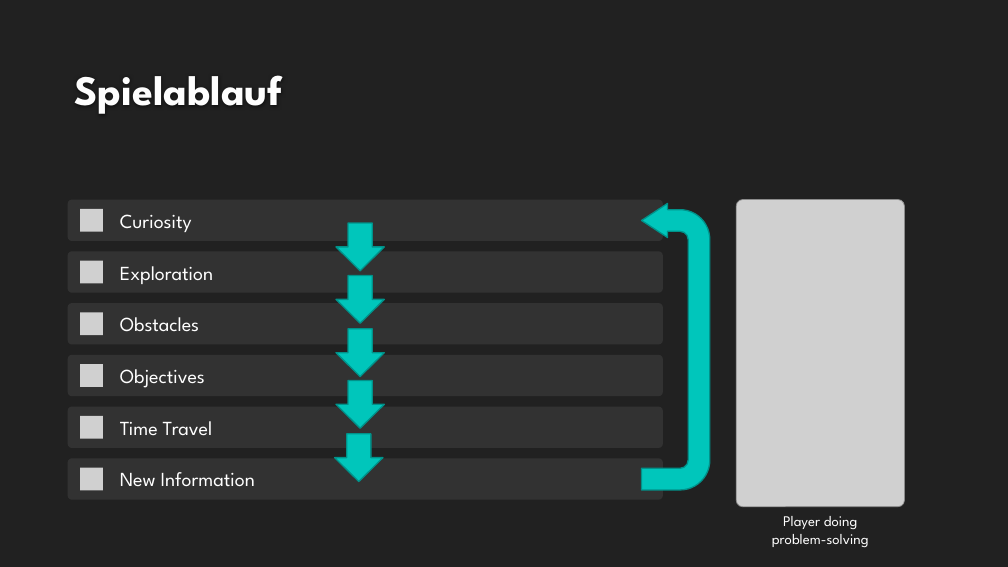
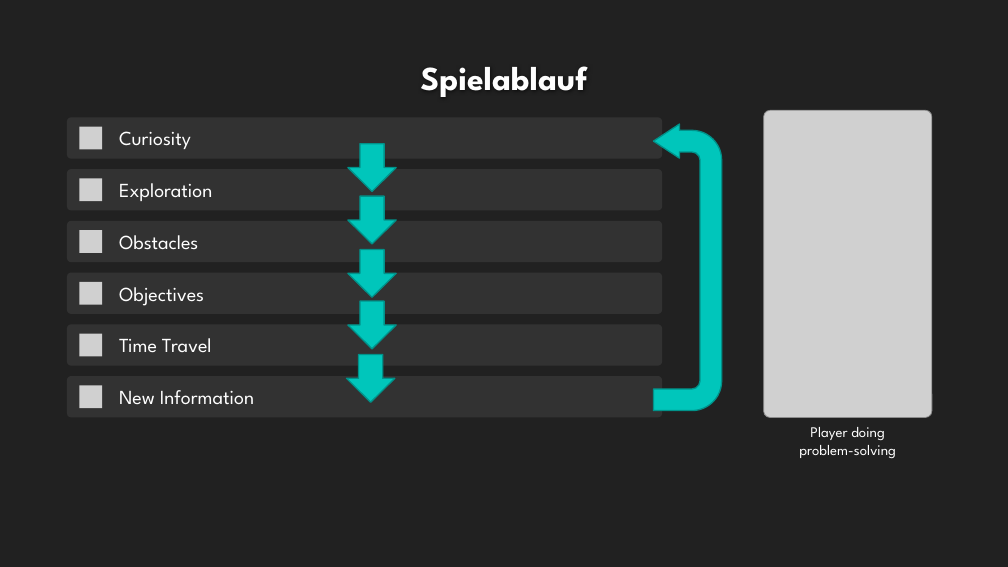
Before and after one commit to EmKaCe/DoctorWhy, a slide deck: slide 9 of Information/Präsentation.pptx. Drawn at 1008x567 pixels with LibreOffice and Linux fonts; fonts in the diff are those of the drawing; grey boxes stand for pictures; background and template pictures are left out. Boxes give left, top, right and bottom in pixels: in the first picture for what was removed or moved away, otherwise in the second. Text is boxed around its words. In the diff, an @@ line names an element or a change of style, - is before the commit and + after.

```diff
--- a/Information/Präsentation.pptx
+++ b/Information/Präsentation.pptx
@@ title "Spielablauf" at bbox=[421, 66, 588, 97]: size 40 to 32 pt; alignment left to centre; vertical alignment bottom to middle @@
@@ rounded rectangle: place and size @@
-rounded rectangle at bbox=[68, 407, 663, 448]
+rounded rectangle at bbox=[67, 117, 662, 159]
@@ picture: place and size @@
-picture at bbox=[737, 200, 905, 507]
+picture at bbox=[764, 110, 932, 417]
@@ down arrow: place and size @@
-down arrow at bbox=[335, 434, 383, 482]
+down arrow at bbox=[348, 144, 396, 191]
@@ uturn arrow: place and size @@
-uturn arrow at bbox=[642, 203, 710, 490]
+uturn arrow at bbox=[654, 124, 722, 411]
@@ rounded rectangle: place and size @@
-rounded rectangle at bbox=[68, 458, 663, 500]
+rounded rectangle at bbox=[67, 169, 662, 211]
@@ down arrow: place and size @@
-down arrow at bbox=[336, 329, 384, 377]
+down arrow at bbox=[348, 196, 396, 243]
@@ 3 texts, 2 pictures: place and size @@
-3 texts, 2 pictures at bbox=[80, 266, 255, 486]
+3 texts, 2 pictures at bbox=[79, 183, 254, 404]
@@ down arrow: place and size @@
-down arrow at bbox=[336, 223, 384, 271]
+down arrow at bbox=[348, 250, 396, 297]
@@ 3 texts, 2 pictures: place and size @@
-3 texts, 2 pictures at bbox=[80, 209, 213, 436]
+3 texts, 2 pictures at bbox=[79, 126, 212, 353]
@@ down arrow: place and size @@
-down arrow at bbox=[336, 275, 384, 323]
+down arrow at bbox=[348, 301, 396, 349]
@@ picture added at bbox=[79, 333, 102, 356] @@
@@ down arrow: place and size @@
-down arrow at bbox=[336, 380, 384, 428]
+down arrow at bbox=[346, 355, 395, 402]
@@ 4 rounded rectangles: place and size @@
-4 rounded rectangles at bbox=[68, 200, 663, 396]
+4 rounded rectangles at bbox=[67, 221, 662, 417]
@@ picture added at bbox=[79, 386, 102, 408] @@
@@ picture removed at bbox=[80, 416, 103, 439] @@
@@ text "Player doing problem-solving": place and size @@
-text "Player doing problem-solving" at bbox=[772, 516, 869, 548]
+text "Player doing problem-solving" at bbox=[799, 427, 896, 458]
@@ picture removed at bbox=[80, 468, 103, 491] @@
```
Also in this commit, not shown: 8 other slides changed.
